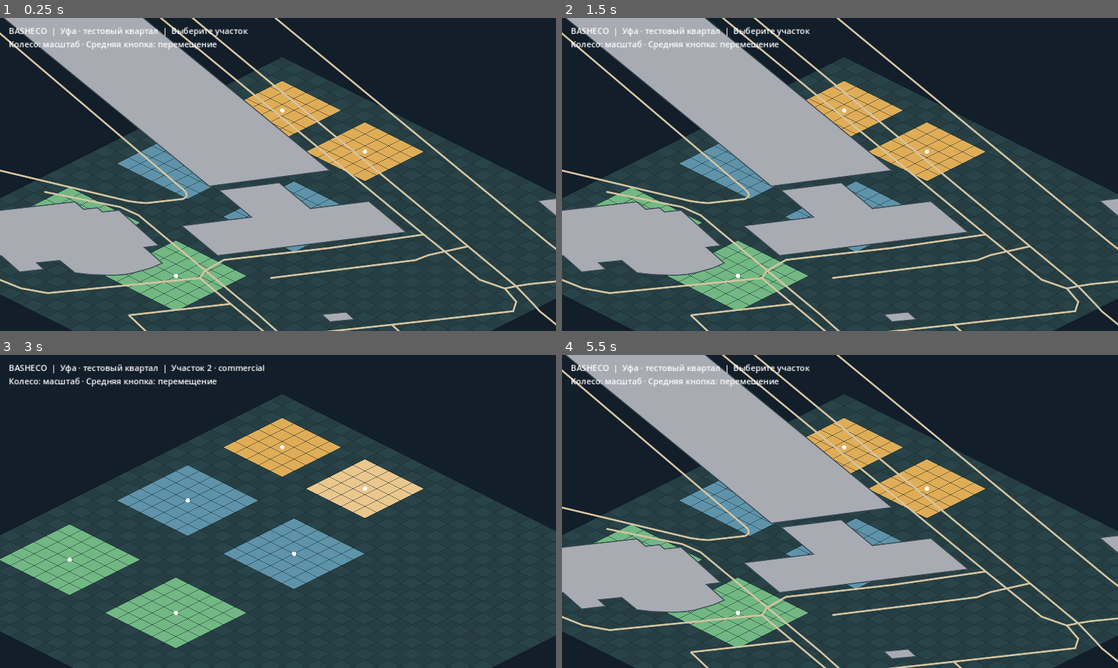
Above: before the commit, frames 1-4 (two rows, left to right).
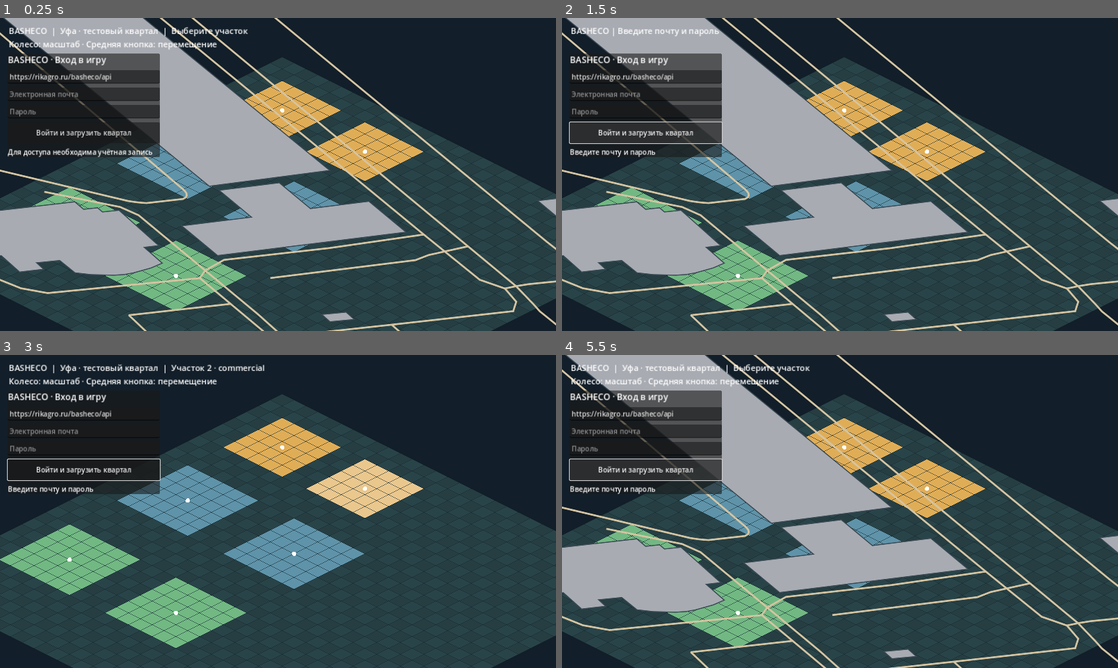
Above: after the commit, the same moments.

Repository: maillunex-lang/basheco
Game: Godot game, scene res://scenes/world.tscn
Same seed, same stepped clock (60 frames per second), same inputs: the game is played once before the commit and once after it.
Inputs (mouse positions are in pixels of both pictures, inside the frame that each line leads up to):
- Up to frame 1 (0.25 s): no input
- Up to frame 2 (1.5 s): click (645, 133) at 0.5 s, where only the run after the commit has a clickable "Войти и загрузить квартал"; click (645, 133) at 1.25 s, where only the run after the commit has a clickable "Войти и загрузить квартал"
- Up to frame 3 (3 s): click (83, 470) at 2 s, where only the run after the commit has a clickable "Войти и загрузить квартал"; tap Enter at 2.75 s; move the mouse to (400, 495) at 2.77 s; hold G from 2.78 s (still down); click (400, 495) at 2.92 s
- Up to frame 4 (5.5 s): release G at 3.5 s; tap Space at 3.5, 5 s; drag from (728, 527) to (812, 574) at 3.52 s; tap Enter at 4.25 s; move the mouse to (895, 442) at 4.27 s; hold G 4.28-5 s; click (895, 442) at 4.42 s; drag from (812, 574) to (673, 464) at 5.02 s

The runs differ from the first frame. In frame 1, 4.6% of the frame differs, in the area x 1-29%, y 11-45%; in frame 2, 6.5%, in the area x 1-45%, y 2-45%; in frame 3, 2.0%; in frame 4, 5.7%.

Commit message:
feat(client): mount login panel on world scene

Diff:
--- a/client/scenes/world.tscn
+++ b/client/scenes/world.tscn
@@ -1,9 +1,11 @@
-[gd_scene load_steps=4 format=3]
+[gd_scene load_steps=5 format=3]
 
 [ext_resource type="Script" path="res://scripts/world.gd" id="1_world"]
 [ext_resource type="Script" path="res://scripts/api_client.gd" id="2_api"]
 
 [ext_resource type="Script" path="res://scripts/osm_overlay.gd" id="3_osm"]
+
+[ext_resource type="Script" path="res://scripts/login_panel.gd" id="4_login"]
 
 [node name="World" type="Node2D"]
 script = ExtResource("1_world")
@@ -13,3 +15,6 @@
 
 [node name="API" type="Node" parent="."]
 script = ExtResource("2_api")
+
+[node name="Login" type="CanvasLayer" parent="."]
+script = ExtResource("4_login")
